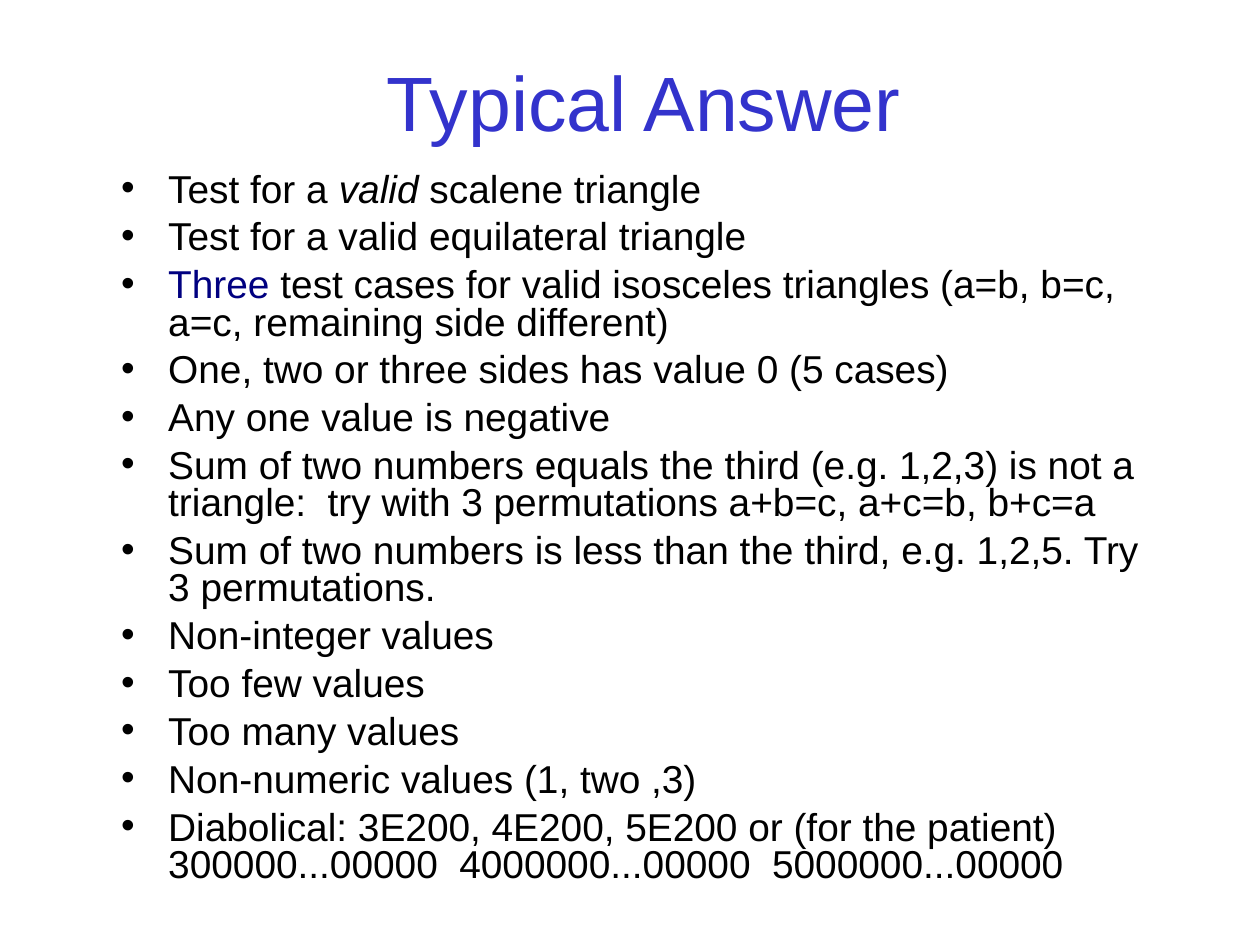
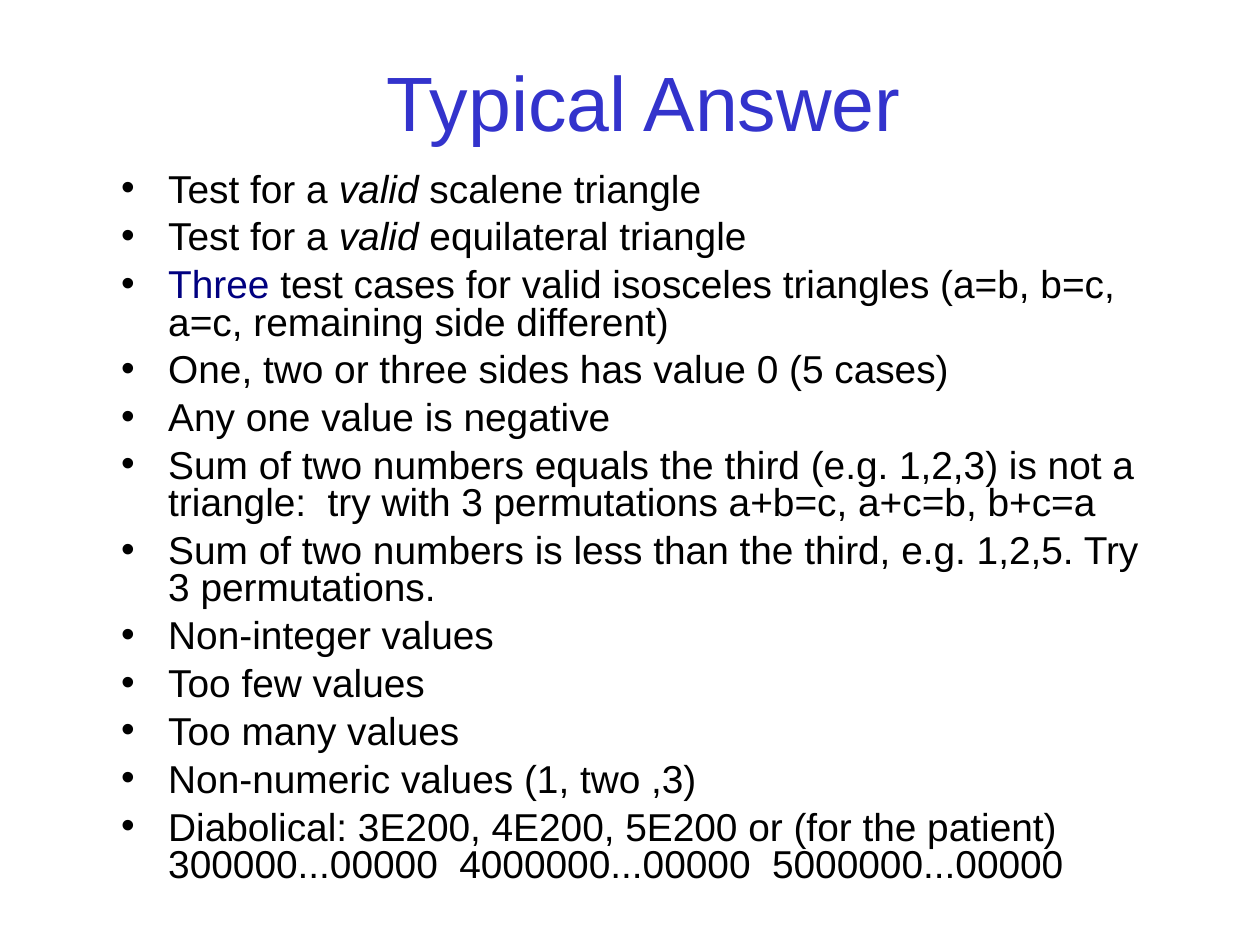
Before and after one commit to jbrucker/SoftwareProcess, a slide deck: slide 8 of week7/Testing-Exercise.ppt. Drawn at 1260x945 pixels with LibreOffice and Linux fonts; fonts in the diff are those of the drawing. Boxes give left, top, right and bottom in pixels: in the first picture for what was removed or moved away, otherwise in the second. Text is boxed around its words. In the diff, an @@ line names an element or a change of style, - is before the commit and + after.

```diff
--- a/week7/Testing-Exercise.ppt
+++ b/week7/Testing-Exercise.ppt
@@ text at (168,222,746,258): italic on in "valid" @@
```
Also in this commit, not shown: 2 other slides changed.
